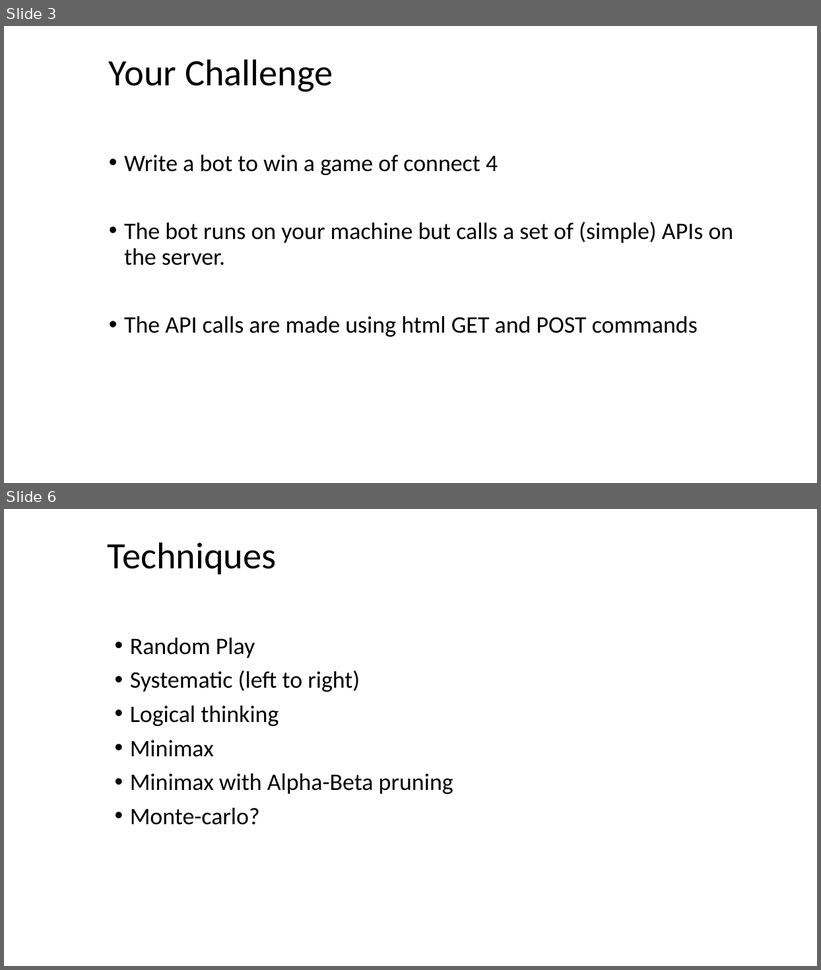
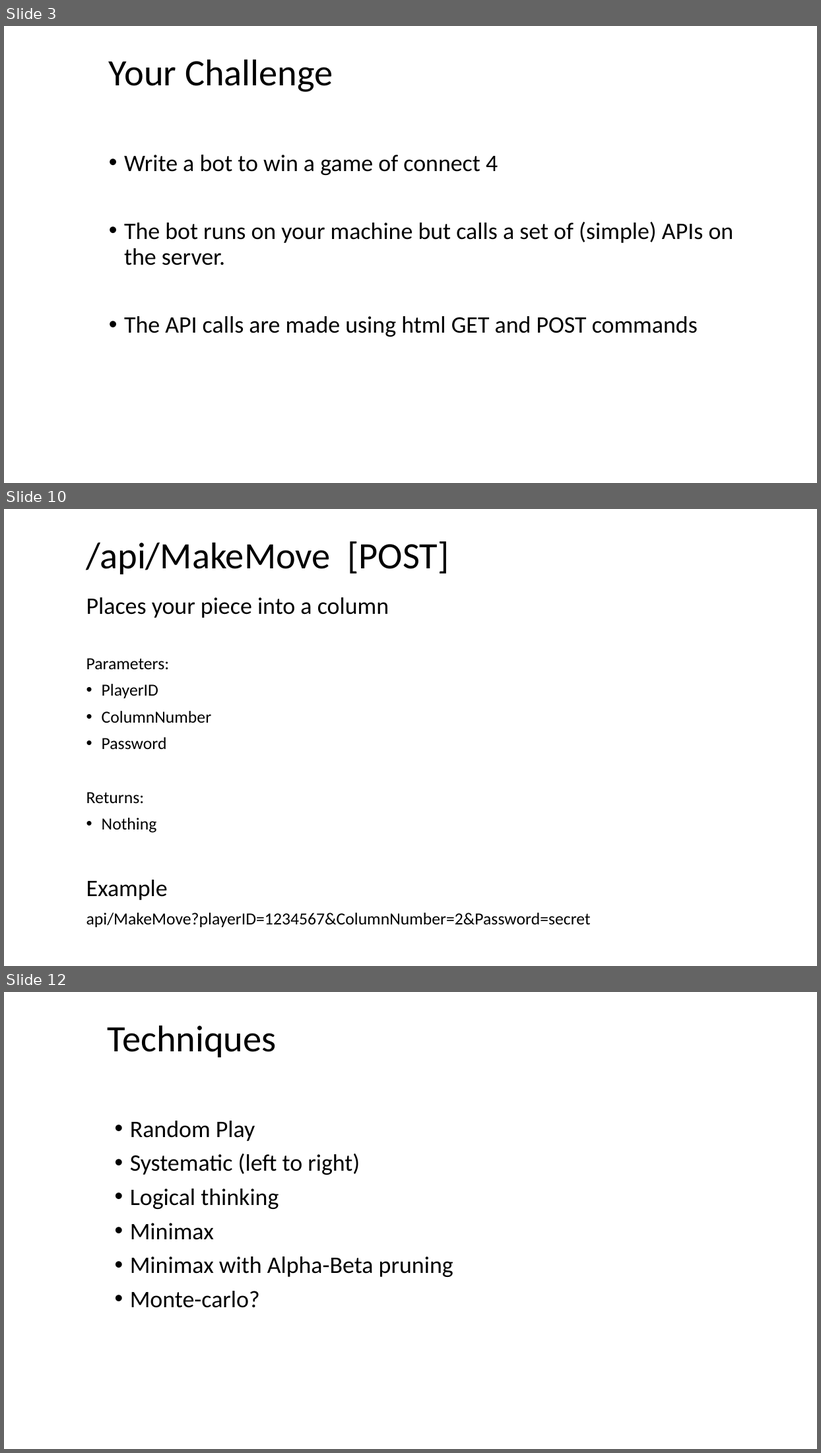
Before and after one commit to YorkCodeDojo/Connect4, a slide deck: Connect4.pptx. Shown one above the other, each under a label of ours: slides 3 and 6 before the commit, slides 3, 10 and 12 after it; the slides between them are not shown. The pictures are 821x970 and 821x1453 pixels, drawn with LibreOffice and Linux fonts; fonts in the diff are those of the drawing; background and template pictures are left out. Boxes give left, top, right and bottom in pixels: in the first picture for what was removed or moved away, otherwise in the second. Text is boxed around its words. In the diff, an @@ line names an element or a change of style, - is before the commit and + after.

```diff
--- a/Connect4.pptx
+++ b/Connect4.pptx
@@ slide 10 added at <box>4,509,817,966</box>, background #FFFFFF @@
@@ title added at <box>86,541,449,574</box>, 44 pt, text #000000 @@
+/api/MakeMove [POST]
@@ text added at <box>86,597,591,927</box>, 20 pt, text #000000 @@
+Places your piece into a column
+Parameters:
+• PlayerID
+• ColumnNumber
+• Password
+Returns:
+• Nothing
+Example
+api/MakeMove?playerID=1234567&ColumnNumber=2&Password=secret
@@ what was slide 6 is now slide 12 @@
```
Also in this commit, not shown: 4 slides changed, 7 other slides added, 6 other files.
